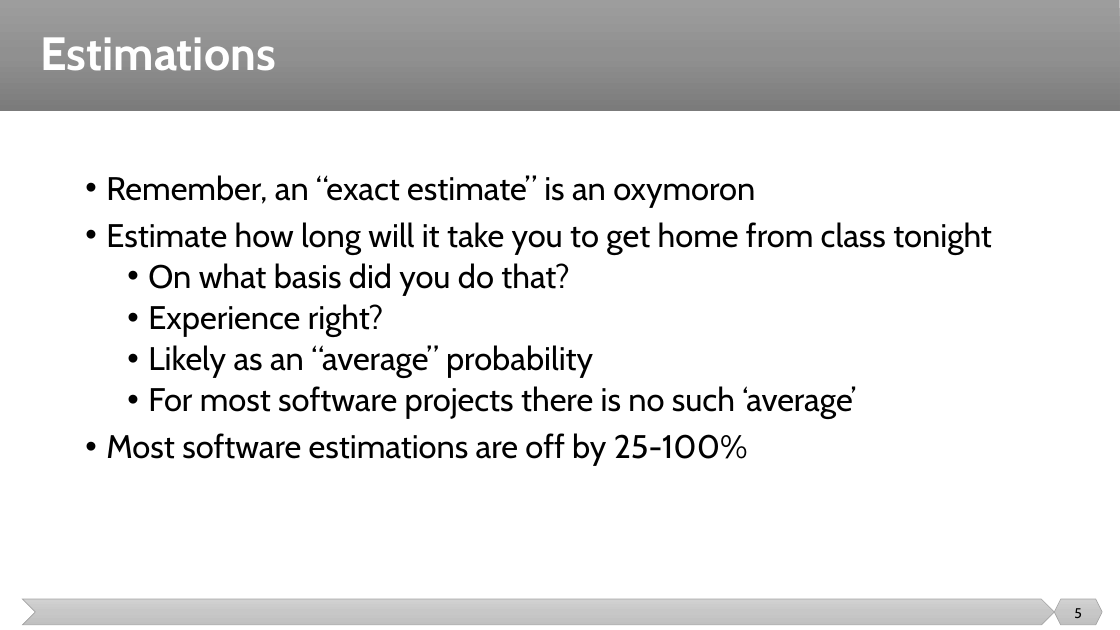
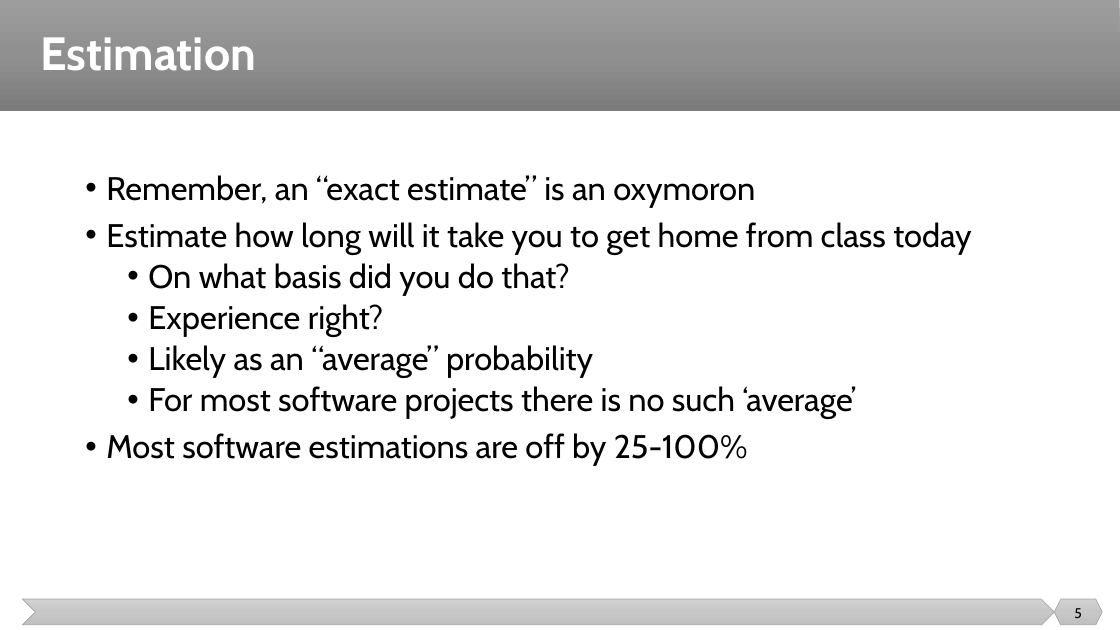
Before and after one commit to malenezi/malenezi, a slide deck: slide 5 of SE423/Lectures/6-Planning/Estimation.pptx. Drawn at 1120x630 pixels with LibreOffice and Linux fonts; fonts in the diff are those of the drawing. Boxes give left, top, right and bottom in pixels: in the first picture for what was removed or moved away, otherwise in the second. Text is boxed around its words. In the diff, an @@ line names an element or a change of style, - is before the commit and + after.

```diff
--- a/SE423/Lectures/6-Planning/Estimation.pptx
+++ b/SE423/Lectures/6-Planning/Estimation.pptx
@@ title at (x1=40, y1=37, x2=256, y2=71): text changed @@
-Estimations
+Estimation
@@ text at (x1=106, y1=222, x2=971, y2=255): text changed @@
-• Estimate how long will it take you to get home from class tonight
+• Estimate how long will it take you to get home from class today
```
Also in this commit, not shown: 1 other slide changed, 3 slides removed, 2 other files.
